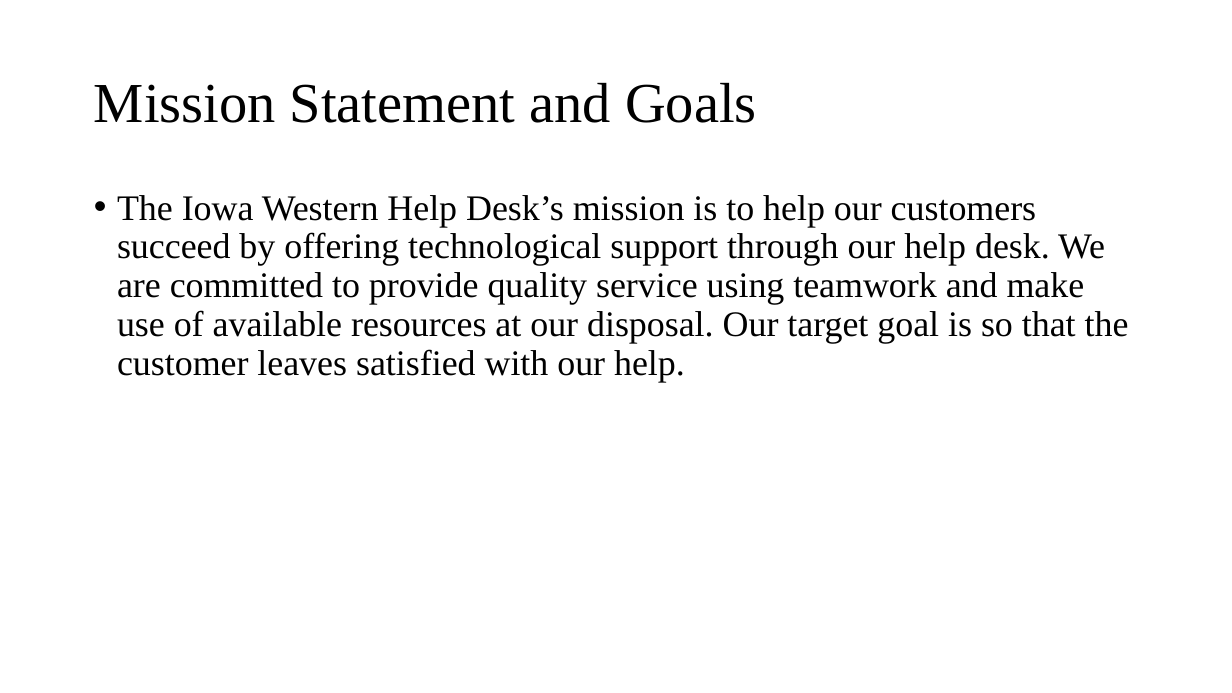
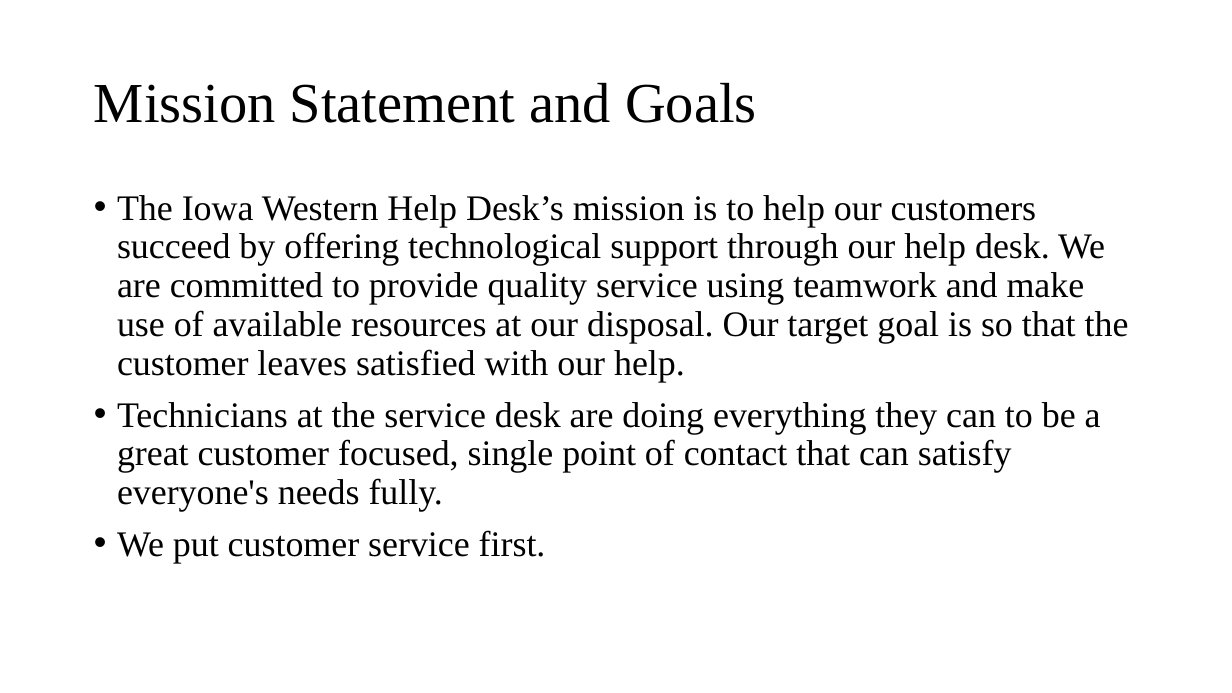
Before and after one commit to mmullins998/final-project, a slide deck: slide 3 of Final Project.pptx. Drawn at 1232x693 pixels with LibreOffice and Linux fonts; fonts in the diff are those of the drawing. Boxes give left, top, right and bottom in pixels: in the first picture for what was removed or moved away, otherwise in the second. Text is boxed around its words. In the diff, an @@ line names an element or a change of style, - is before the commit and + after.

```diff
--- a/Final Project.pptx
+++ b/Final Project.pptx
@@ text at <box>117,402,1101,563</box>: paragraphs added @@
+• Technicians at the service desk are doing everything they can to be a great customer focused, single point of contact that can satisfy everyone's needs fully.
+• We put customer service first.
```
Also in this commit, not shown: 1 other slide changed.
